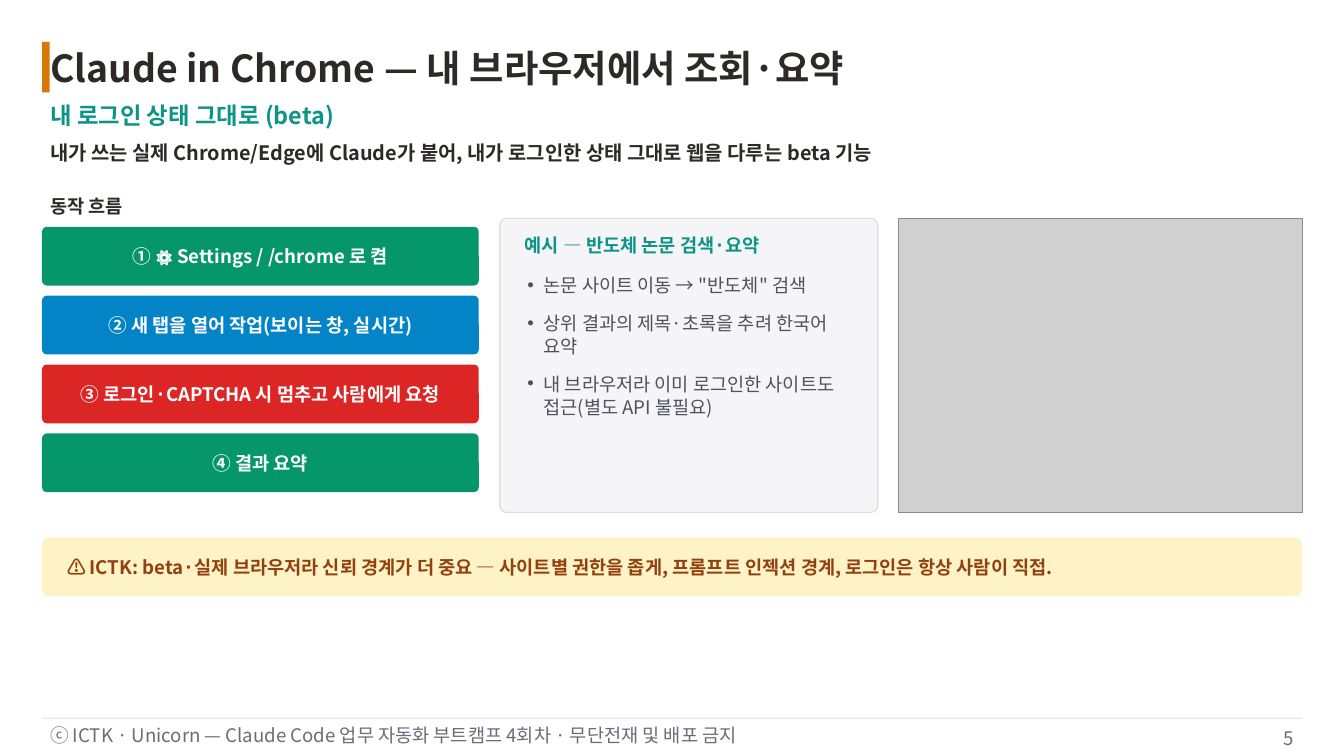
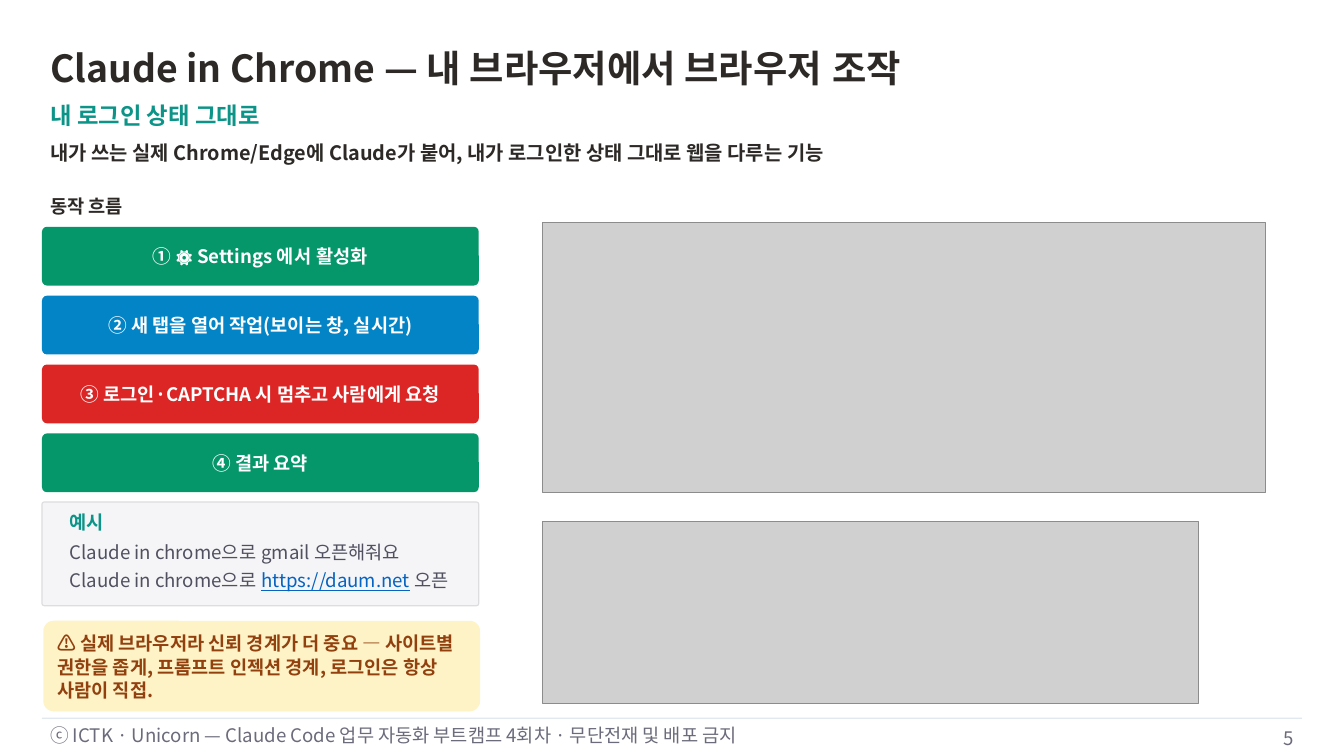
Before and after one commit to unicorn-campus/ai-automation, a slide deck: slide 5 of decks/04-skill-advanced-mcp/4회차-Skill심화-웹MCP-MCP개발.pptx. Drawn at 1344x756 pixels with LibreOffice and Linux fonts; fonts in the diff are those of the drawing; grey boxes stand for pictures. Boxes give left, top, right and bottom in pixels: in the first picture for what was removed or moved away, otherwise in the second. Text is boxed around its words. In the diff, an @@ line names an element or a change of style, - is before the commit and + after.

```diff
--- a/decks/04-skill-advanced-mcp/4회차-Skill심화-웹MCP-MCP개발.pptx
+++ b/decks/04-skill-advanced-mcp/4회차-Skill심화-웹MCP-MCP개발.pptx
@@ rectangle removed at (x1=42, y1=42, x2=50, y2=92) @@
@@ text at (x1=50, y1=50, x2=901, y2=86): text changed @@
-Claude in Chrome — 내 브라우저에서 조회·요약
+Claude in Chrome — 내 브라우저에서 브라우저 조작
@@ text at (x1=50, y1=104, x2=259, y2=126): text changed @@
-내 로그인 상태 그대로 (beta)
+내 로그인 상태 그대로
@@ text at (x1=50, y1=143, x2=824, y2=165): text changed @@
-내가 쓰는 실제 Chrome/Edge에 Claude가 붙어, 내가 로그인한 상태 그대로 웹을 다루는 beta 기능
+내가 쓰는 실제 Chrome/Edge에 Claude가 붙어, 내가 로그인한 상태 그대로 웹을 다루는 기능
@@ picture added at (x1=543, y1=223, x2=1266, y2=492) @@
@@ picture removed at (x1=899, y1=218, x2=1302, y2=512) @@
@@ text at (x1=153, y1=247, x2=367, y2=268): text changed @@
-① ⚙️ Settings / /chrome 로 켬
+① ⚙️ Settings 에서 활성화
@@ text removed at (x1=544, y1=276, x2=835, y2=418) @@
-• 논문 사이트 이동 → "반도체" 검색
-• 상위 결과의 제목·초록을 추려 한국어 요약
-• 내 브라우저라 이미 로그인한 사이트도 접근(별도 API 불필요)
@@ rounded rectangle resized from (x1=500, y1=218, x2=878, y2=512) to (x1=42, y1=502, x2=479, y2=606) @@
@@ text at (x1=70, y1=513, x2=104, y2=531): text changed @@
-예시 — 반도체 논문 검색·요약
+예시
@@ picture added at (x1=543, y1=521, x2=1198, y2=703) @@
@@ text added at (x1=70, y1=543, x2=400, y2=564), 16 pt, text #505060 @@
+Claude in chrome으로 gmail 오픈해줘요
@@ text added at (x1=70, y1=572, x2=448, y2=592), 16 pt, text #505060 @@
+Claude in chrome으로 https://daum.net 오픈
@@ rounded rectangle resized from (x1=42, y1=538, x2=1302, y2=596) to (x1=44, y1=621, x2=480, y2=711) @@
@@ text at (x1=57, y1=634, x2=454, y2=699): text changed @@
-⚠ ICTK: beta·실제 브라우저라 신뢰 경계가 더 중요 — 사이트별 권한을 좁게, 프롬프트 인젝션 경계, 로그인은 항상 사람이 직접.
+⚠ 실제 브라우저라 신뢰 경계가 더 중요 — 사이트별 권한을 좁게, 프롬프트 인젝션 경계, 로그인은 항상 사람이 직접.
```
Also in this commit, not shown: 9 other slides changed, 6 slides added, 1 slide removed, 20 other files.
